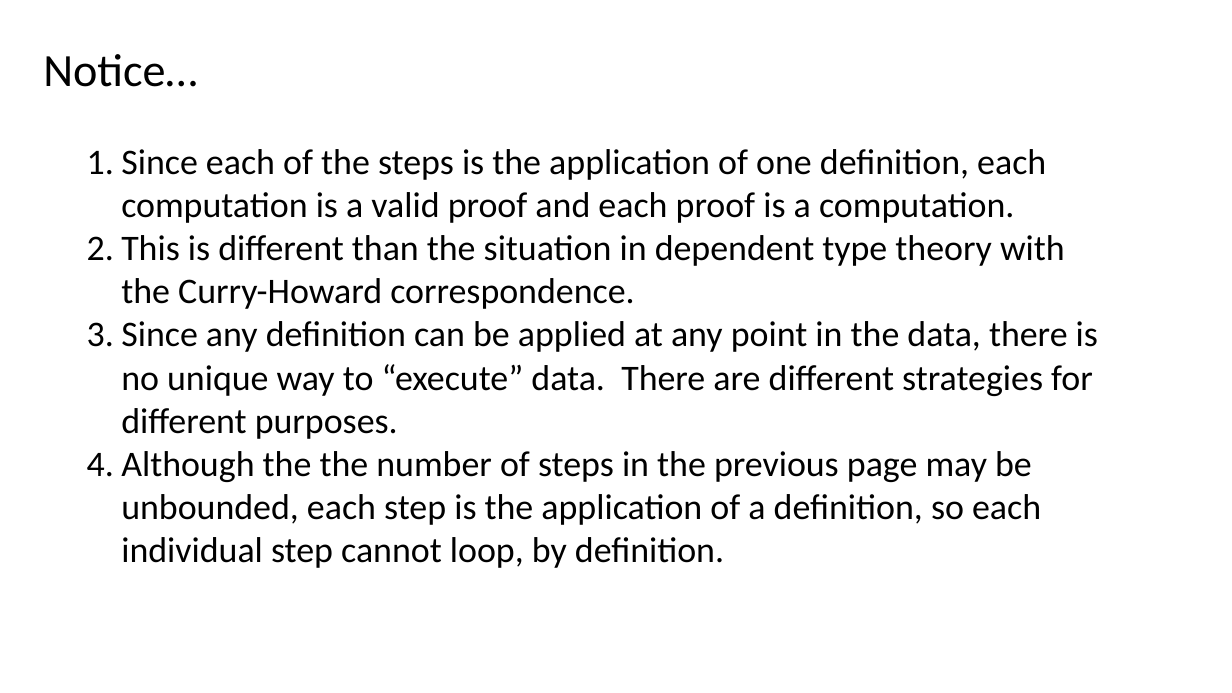
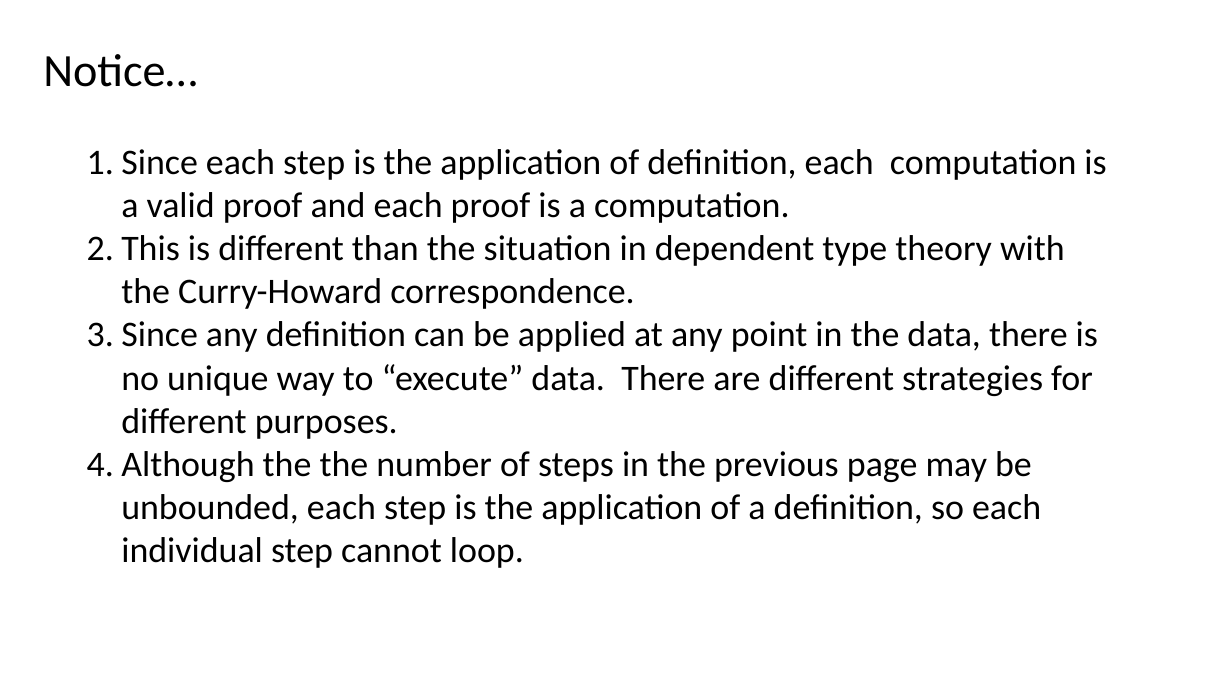
Before and after one commit to Saul-Youssef/coda, a slide deck: slide 21 of doc/talk/coda.pptx (slide 16 before the commit). Drawn at 1232x693 pixels with LibreOffice and Linux fonts; fonts in the diff are those of the drawing. Boxes give left, top, right and bottom in pixels: in the first picture for what was removed or moved away, otherwise in the second. Text is boxed around its words. In the diff, an @@ line names an element or a change of style, - is before the commit and + after.

```diff
--- a/doc/talk/coda.pptx
+++ b/doc/talk/coda.pptx
@@ text at (121, 149, 1106, 223): text changed @@
-1. Since each of the steps is the application of one definition, each computation is a valid proof and each proof is a computation.
+1. Since each step is the application of definition, each computation is a valid proof and each proof is a computation.
@@ text at (121, 451, 1041, 568): text changed @@
-4. Although the the number of steps in the previous page may be unbounded, each step is the application of a definition, so each individual step cannot loop, by definition.
+4. Although the the number of steps in the previous page may be unbounded, each step is the application of a definition, so each individual step cannot loop.
```
Also in this commit, not shown: 12 other slides changed, 20 slides added, 3 slides removed, 11 other files.
